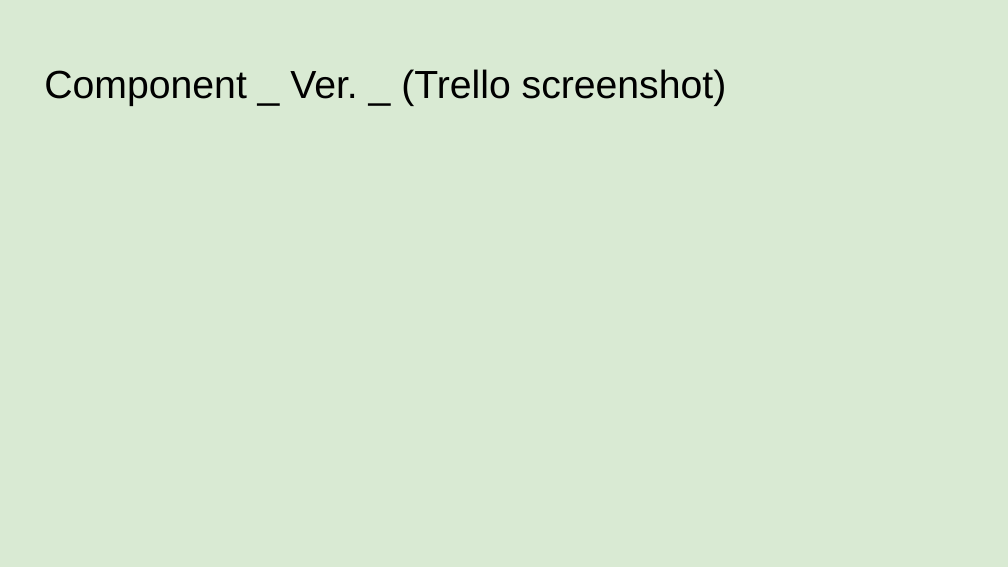
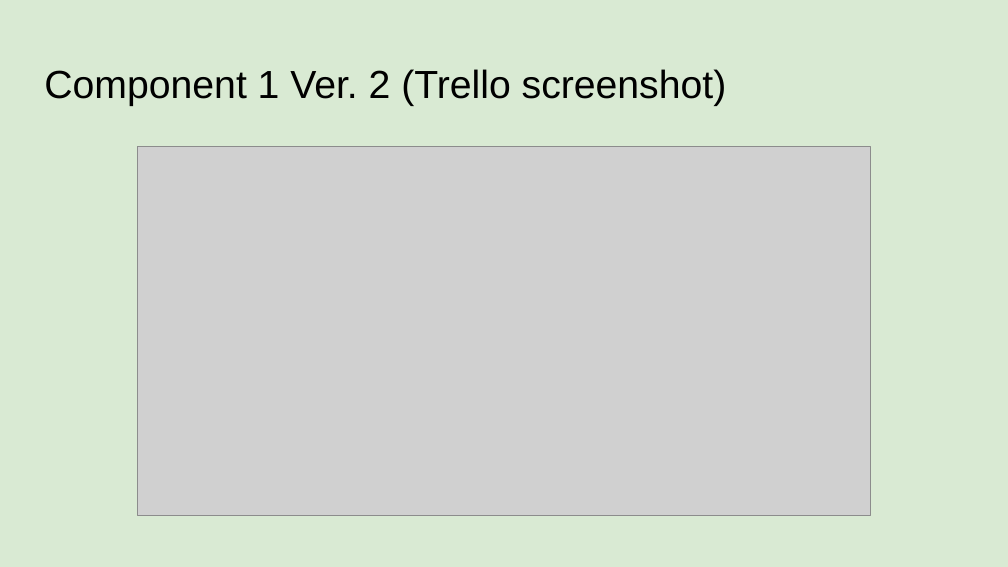
Before and after one commit to sinedotwav-e/pizzabot, a slide deck: slide 9 of pizzapowerpoint.pptx. Drawn at 1008x567 pixels with LibreOffice and Linux fonts; fonts in the diff are those of the drawing; grey boxes stand for pictures. Boxes give left, top, right and bottom in pixels: in the first picture for what was removed or moved away, otherwise in the second. Text is boxed around its words. In the diff, an @@ line names an element or a change of style, - is before the commit and + after.

```diff
--- a/pizzapowerpoint.pptx
+++ b/pizzapowerpoint.pptx
@@ title at [44,69,727,106]: text changed @@
-Component _ Ver. _ (Trello screenshot)
+Component 1 Ver. 2 (Trello screenshot)
@@ picture added at [138,147,871,515] @@
```
Also in this commit, not shown: 2 slides added, 5 other files.
